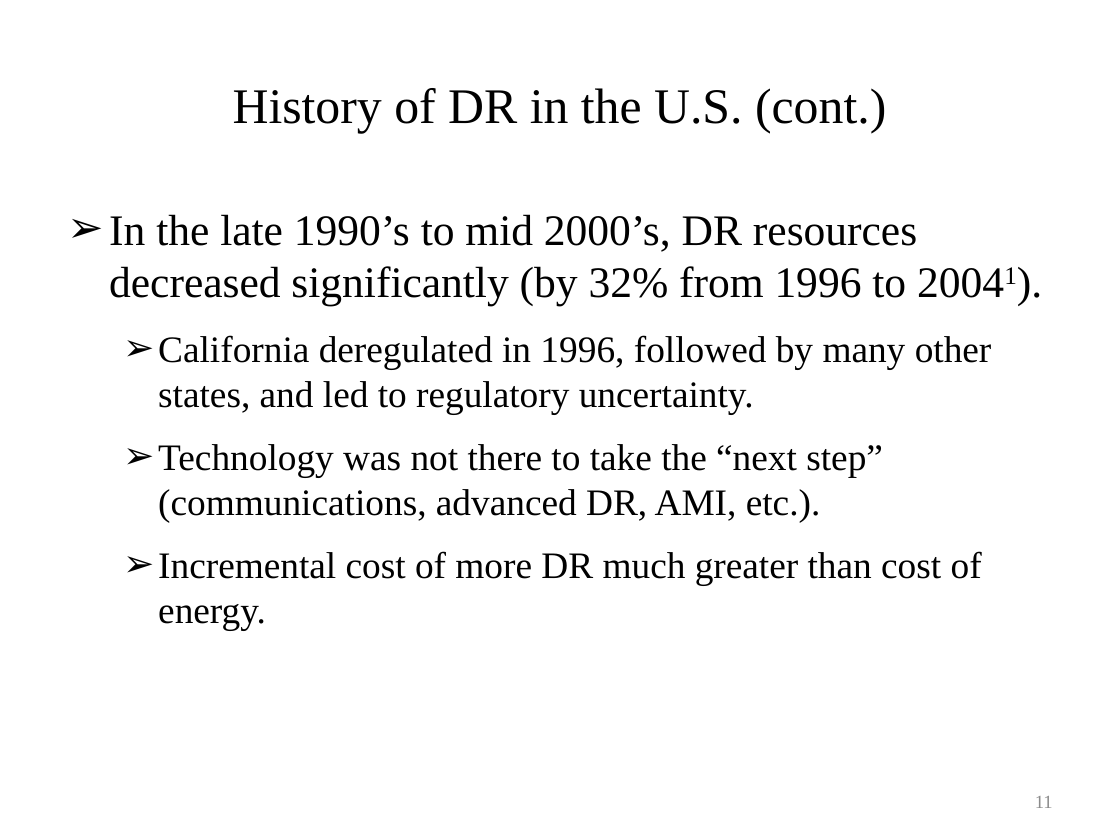
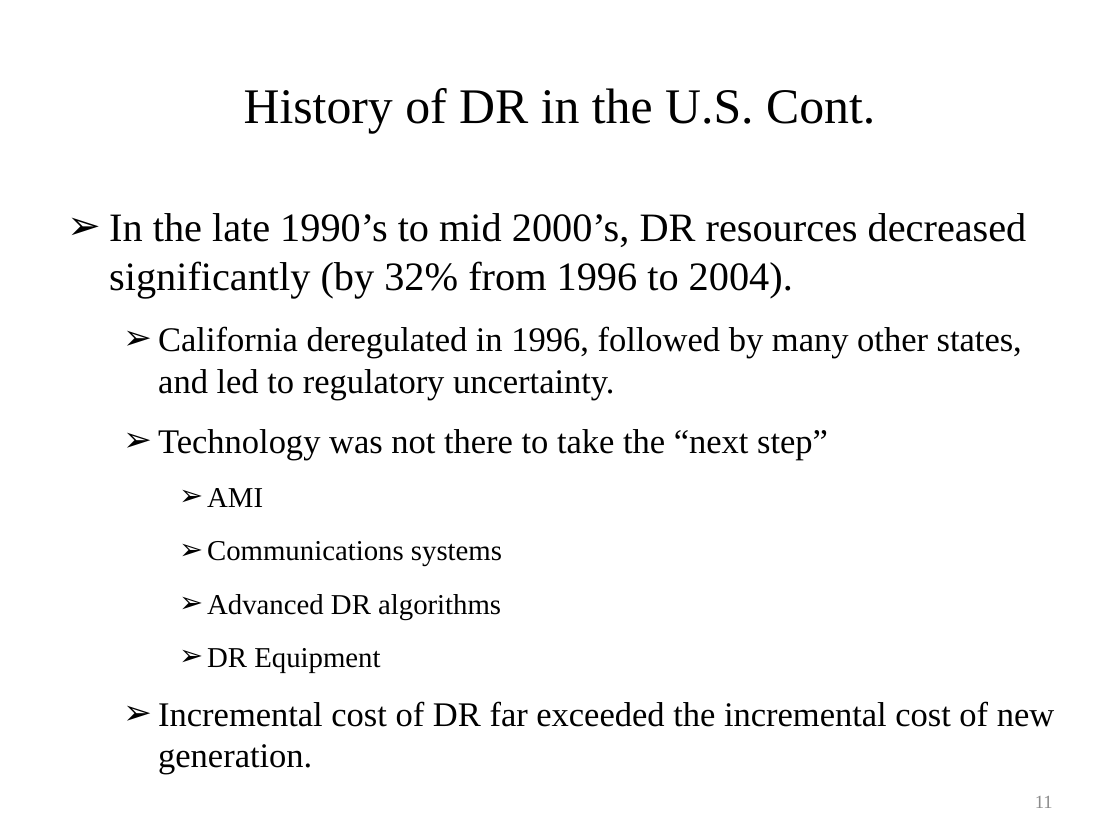
Before and after one commit to gridlab-d/course, a slide deck: slide 11 of University of Washington Class/Module 8 - Demand response.pptx. Drawn at 1120x840 pixels with LibreOffice and Linux fonts; fonts in the diff are those of the drawing. Boxes give left, top, right and bottom in pixels: in the first picture for what was removed or moved away, otherwise in the second. Text is boxed around its words. In the diff, an @@ line names an element or a change of style, - is before the commit and + after.

```diff
--- a/University of Washington Class/Module 8 - Demand response.pptx
+++ b/University of Washington Class/Module 8 - Demand response.pptx
@@ title at bbox=[244, 88, 875, 133]: text changed @@
-History of DR in the U.S. (cont.)
+History of DR in the U.S. Cont.
@@ text at bbox=[109, 213, 1027, 298]: text changed; size 28 to 25.9 pt @@
-➢ In the late 1990’s to mid 2000’s, DR resources decreased significantly (by 32% from 1996 to 20041).
+➢ In the late 1990’s to mid 2000’s, DR resources decreased significantly (by 32% from 1996 to 2004).
@@ text at bbox=[158, 326, 1022, 399]: size 24 to 22.2 pt in "California deregulated in 1996, followed by many ..." @@
@@ text at bbox=[158, 429, 1054, 727]: text changed; size 24 to 22.2 pt @@
-  ➢ Technology was not there to take the “next step” (communications, advanced DR, AMI, etc.).
-  ➢ Incremental cost of more DR much greater than cost of energy.
+  ➢ Technology was not there to take the “next step”
+    ➢ AMI
+    ➢ Communications systems
+    ➢ Advanced DR algorithms
+    ➢ DR Equipment
+  ➢ Incremental cost of DR far exceeded the incremental cost of new generation.
```
Also in this commit, not shown: 33 other slides changed, 12 slides added, 9 slides removed, 1 other file.
